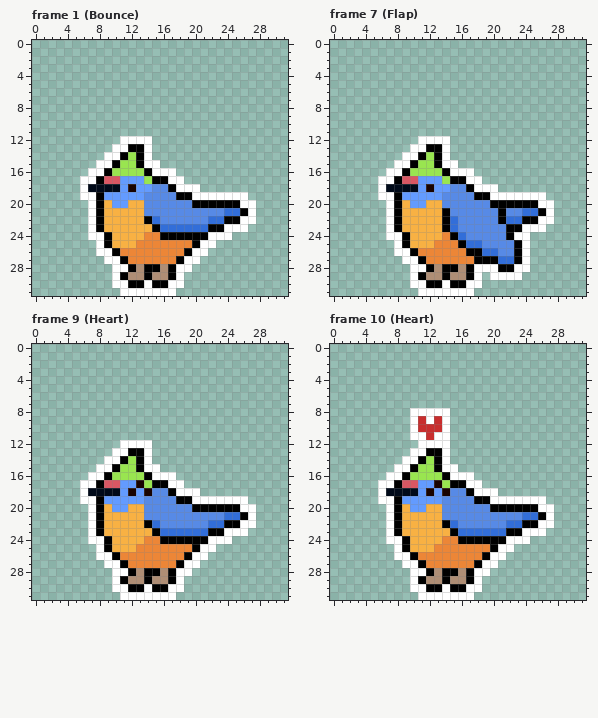
Pixel-art file: aseprite/birb.aseprite. The picture above was drawn from the file before the commit.
32x32 pixels, 14 frames. Shown: frame 1 (Bounce), frame 7 (Flap), frame 9 (Heart), frame 10 (Heart). The commit also changed other frames, which this record leaves out.
After:
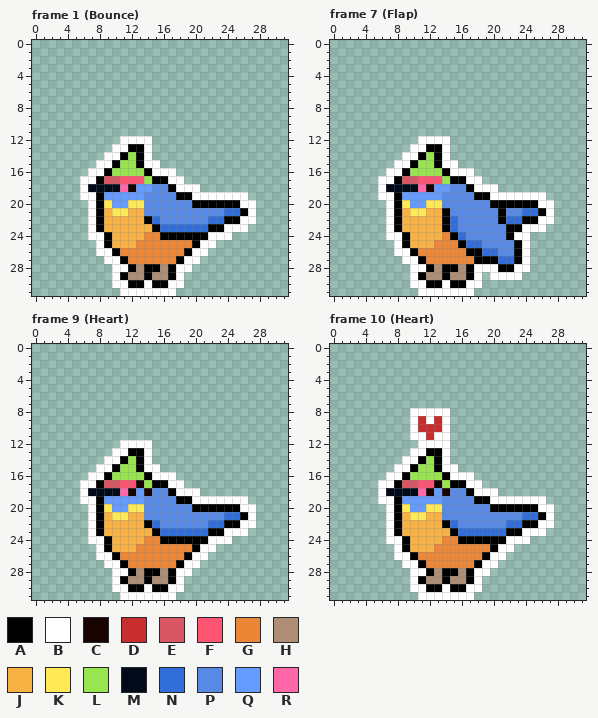
Palette (. is transparent): A #000000  B #ffffff  C #190301  D #c82e2e  E #d95763  F #ff5573  G #ec8637  H #af8e75  J #f8b143  K #ffe955  L #99e550  M #010a19  N #326ed9  P #578ae6  Q #639bff  R #ff67a9
Difference:
Frame 1 (Bounce), layers "tuft", "birb":
y 17: x 11..13 QQQ -> FFF
y 18: x 11 Q -> R
y 20: x 9 J -> K; x 12..13 JJ -> KK
y 21: x 10..11 JJ -> KK
Frame 7 (Flap), layers "tuft", "birb": the same change as frame 1 (Bounce)
Frame 9 (Heart), layers "tuft", "birb":
y 17: x 11..12 QQ -> FF
y 18: x 11 Q -> R
y 20: x 9 J -> K; x 12..13 JJ -> KK
y 21: x 10..11 JJ -> KK
Frame 10 (Heart), layers "tuft", "birb": the same change as frame 9 (Heart)
